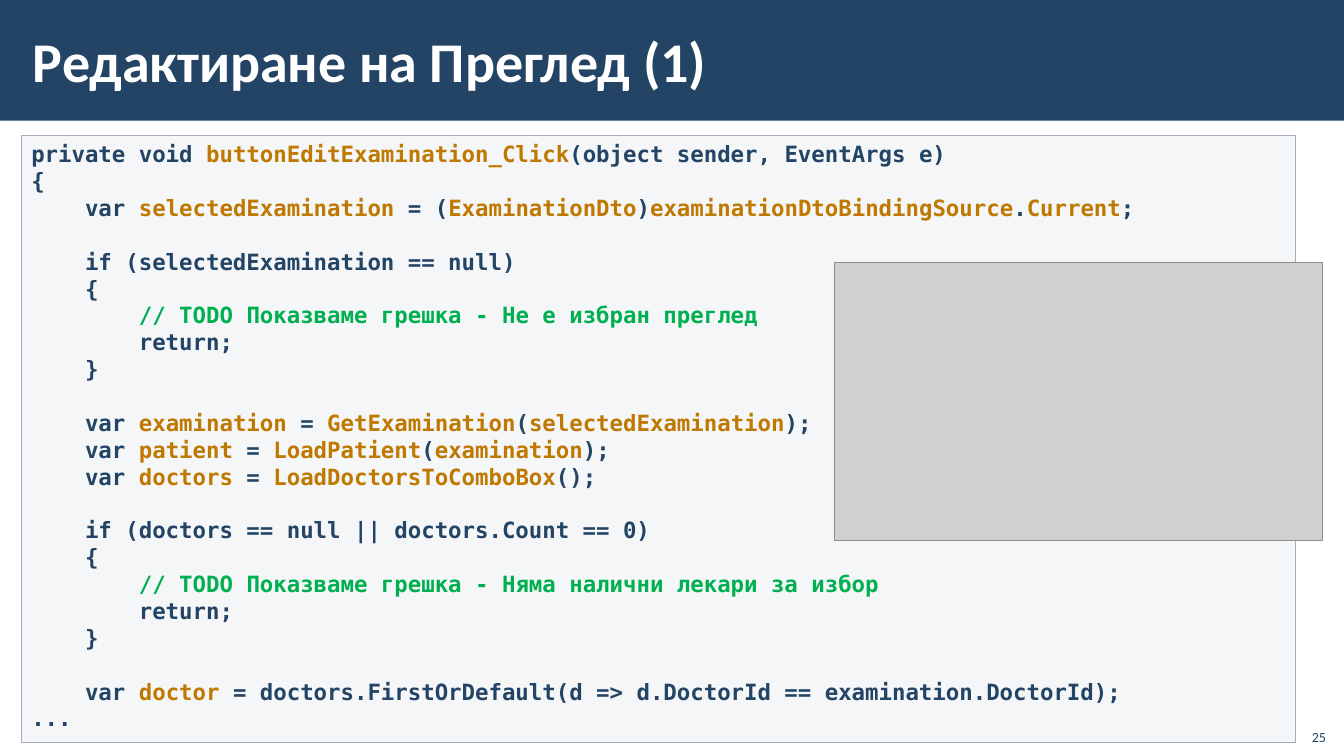
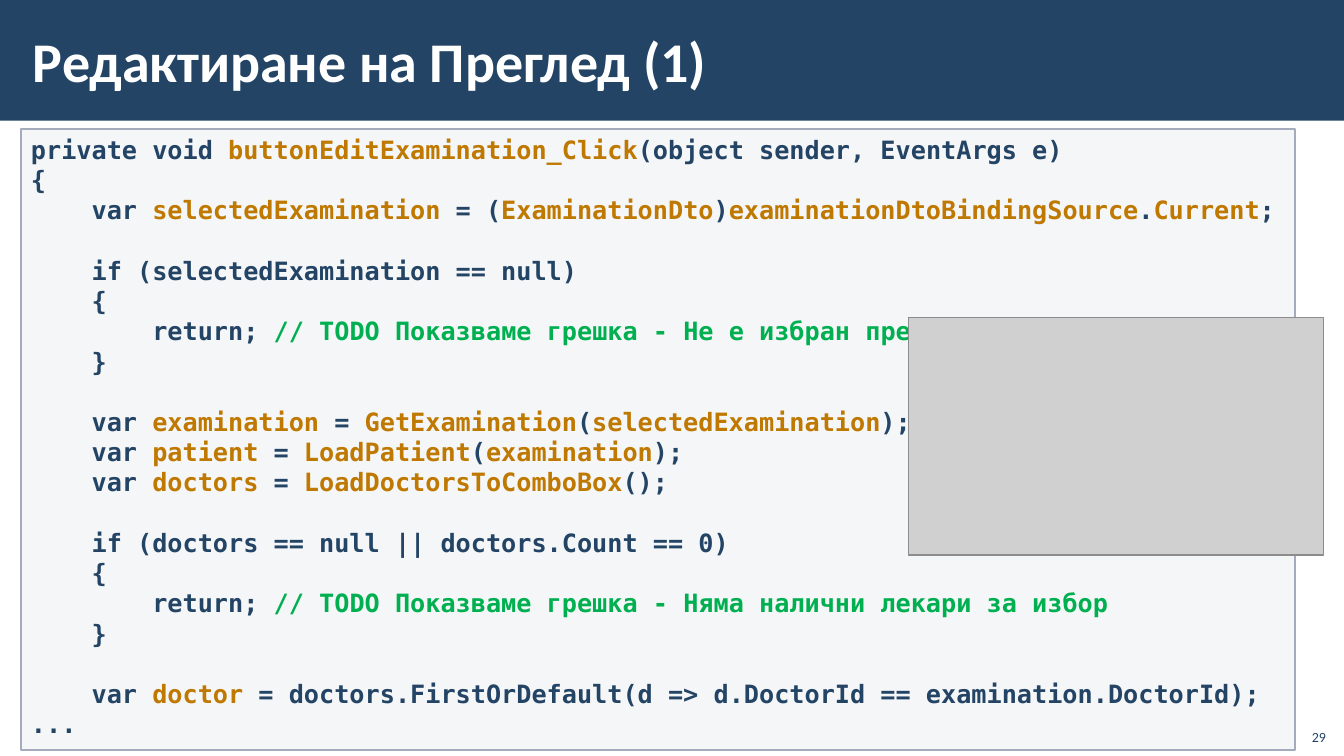
Before and after one commit to BG-IT-Edu/School-Programming, a slide deck: slide 29 of Courses/Software-Sciences/Module-4-Information-Systems-New/12-Implementation-of-Information-System/12-Implementation-of-Information-System-Third-Part.pptx (slide 25 before the commit). Drawn at 1344x756 pixels with LibreOffice and Linux fonts; fonts in the diff are those of the drawing; grey boxes stand for pictures; background and template pictures are left out. Boxes give left, top, right and bottom in pixels: in the first picture for what was removed or moved away, otherwise in the second. Text is boxed around its words. In the diff, an @@ line names an element or a change of style, - is before the commit and + after.

```diff
--- a/Courses/Software-Sciences/Module-4-Information-Systems-New/12-Implementation-of-Information-System/12-Implementation-of-Information-System-Third-Part.pptx
+++ b/Courses/Software-Sciences/Module-4-Information-Systems-New/12-Implementation-of-Information-System/12-Implementation-of-Information-System-Third-Part.pptx
@@ rectangle "private void buttonEditExamination_Click(object sender, Even ...": place and size @@
-rectangle "private void buttonEditExamination_Click(object sender, Even ..." at (21, 135, 1296, 742)
+rectangle "private void buttonEditExamination_Click(object sender, Even ..." at (21, 129, 1296, 750)
@@ text in rectangle at (31, 138, 1275, 707): size 16 to 18 pt in "private void buttonEditExamination_Click(object sender, Even ...", "{", "var selectedExamination = (ExaminationDto)examinationDtoBind ...", "if (selectedExamination == null)" and 10 more places @@
@@ text in rectangle at (152, 319, 971, 346): text changed; size 16 to 18 pt @@
-// TODO Показваме грешка - Не е избран преглед
-return;
+return; // TODO Показваме грешка - Не е избран преглед
@@ picture: place and size @@
-picture at (835, 263, 1323, 541)
+picture at (908, 318, 1324, 555)
@@ text in rectangle at (152, 592, 1108, 618): text changed; size 16 to 18 pt @@
-// TODO Показваме грешка - Няма налични лекари за избор
-return;
+return; // TODO Показваме грешка - Няма налични лекари за избор
@@ page number at (1312, 733, 1326, 742): text changed @@
-25
+29
```
Also in this commit, not shown: 39 other slides changed, 5 slides added.
